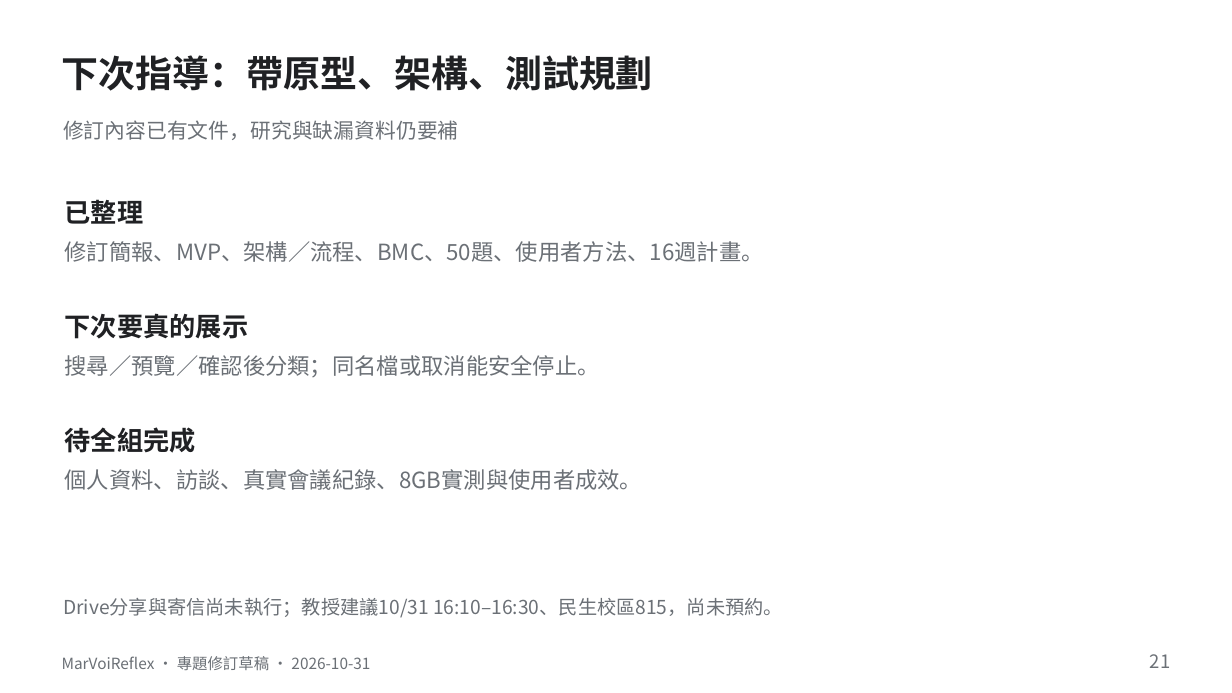
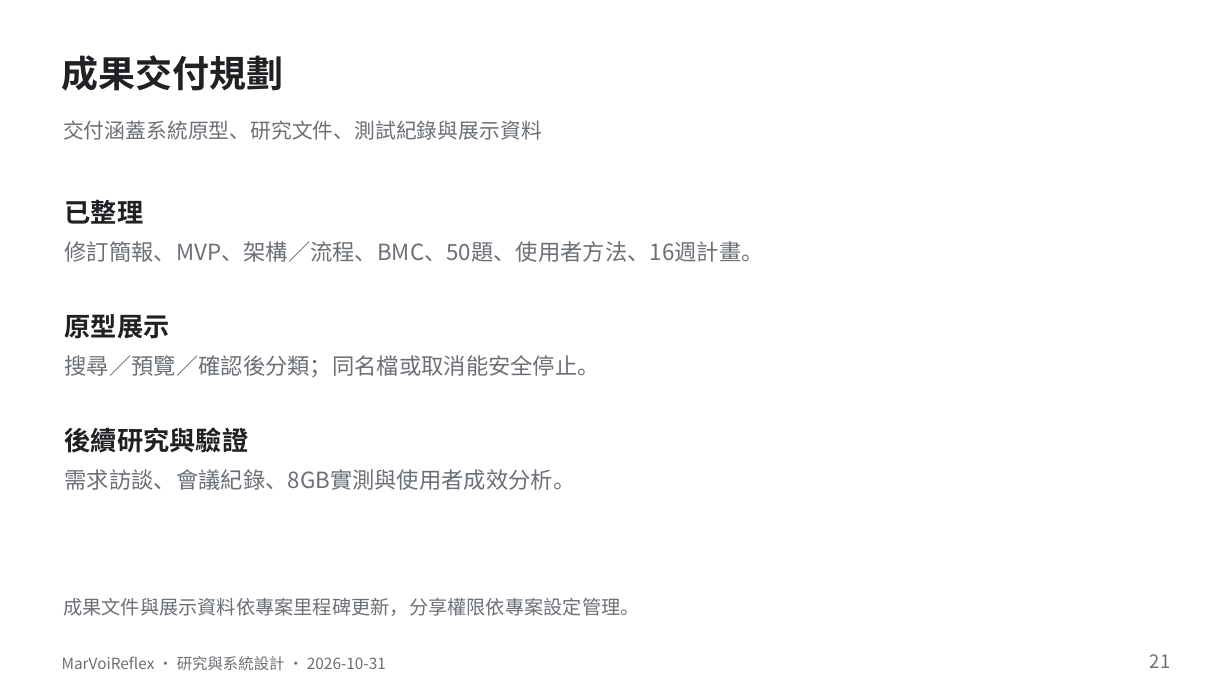
Before and after one commit to yo20ywork-max/MarVoiReflex, a slide deck: slide 21 of docs/presentation/MarVoiReflex-Revision-20261031.pptx. Drawn at 1232x693 pixels with LibreOffice and Linux fonts; fonts in the diff are those of the drawing. Boxes give left, top, right and bottom in pixels: in the first picture for what was removed or moved away, otherwise in the second. Text is boxed around its words. In the diff, an @@ line names an element or a change of style, - is before the commit and + after.

```diff
--- a/docs/presentation/MarVoiReflex-Revision-20261031.pptx
+++ b/docs/presentation/MarVoiReflex-Revision-20261031.pptx
@@ text at [62, 55, 284, 91]: text changed @@
-下次指導：帶原型、架構、測試規劃
+成果交付規劃
@@ text at [63, 120, 542, 140]: text changed @@
-修訂內容已有文件，研究與缺漏資料仍要補
+交付涵蓋系統原型、研究文件、測試紀錄與展示資料
@@ text at [65, 314, 170, 339]: text changed @@
-下次要真的展示
+原型展示
@@ text at [65, 427, 249, 453]: text changed @@
-待全組完成
+後續研究與驗證
@@ text at [65, 469, 576, 490]: text changed @@
-個人資料、訪談、真實會議紀錄、8GB實測與使用者成效。
+需求訪談、會議紀錄、8GB實測與使用者成效分析。
@@ text at [63, 598, 640, 616]: text changed @@
-Drive分享與寄信尚未執行；教授建議10/31 16:10–16:30、民生校區815，尚未預約。
+成果文件與展示資料依專案里程碑更新，分享權限依專案設定管理。
@@ text at [62, 656, 386, 670]: text changed @@
-MarVoiReflex · 專題修訂草稿 · 2026-10-31
+MarVoiReflex · 研究與系統設計 · 2026-10-31
```
Also in this commit, not shown: 23 other slides changed, 36 other files.
